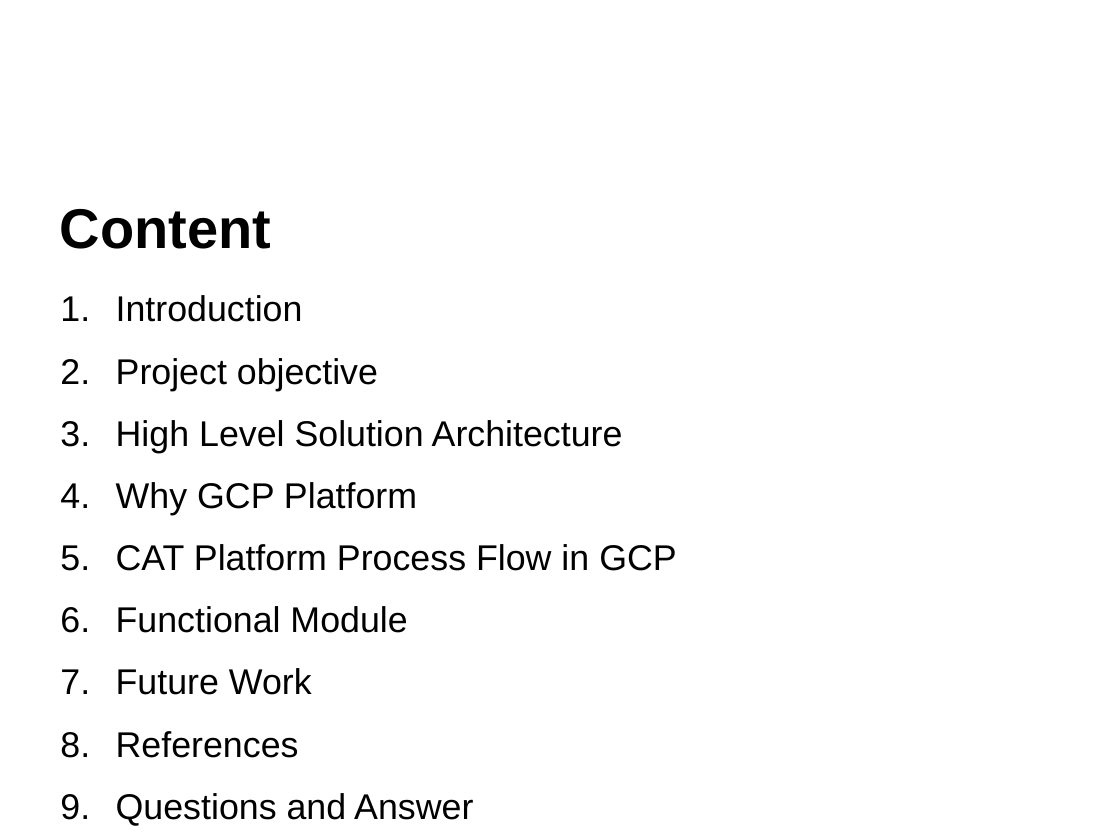
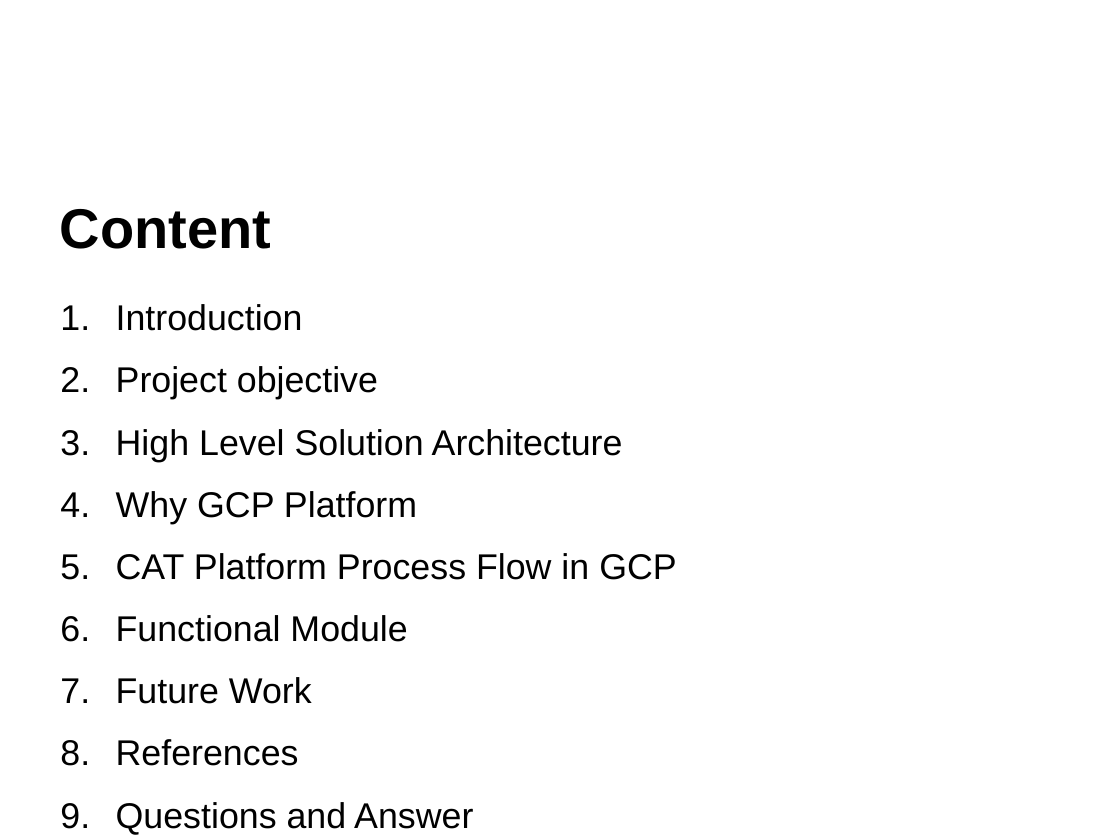
Before and after one commit to ahsansajidkhan/group15project, a slide deck: slide 2 of Canadian Climate Action Tracker_Ahsan_Ajmery_Nafisa_Li_Liu.pptx. Drawn at 1120x840 pixels with LibreOffice and Linux fonts; fonts in the diff are those of the drawing; background and template pictures are left out. Boxes give left, top, right and bottom in pixels: in the first picture for what was removed or moved away, otherwise in the second. Text is boxed around its words. In the diff, an @@ line names an element or a change of style, - is before the commit and + after.

```diff
--- a/Canadian Climate Action Tracker_Ahsan_Ajmery_Nafisa_Li_Liu.pptx
+++ b/Canadian Climate Action Tracker_Ahsan_Ajmery_Nafisa_Li_Liu.pptx
@@ text "Introduction": place and size @@
-text "Introduction" at (116,295,676,826)
+text "Introduction" at (116,304,676,835)
```
Also in this commit, not shown: 5 other slides changed, 1 slide removed.
